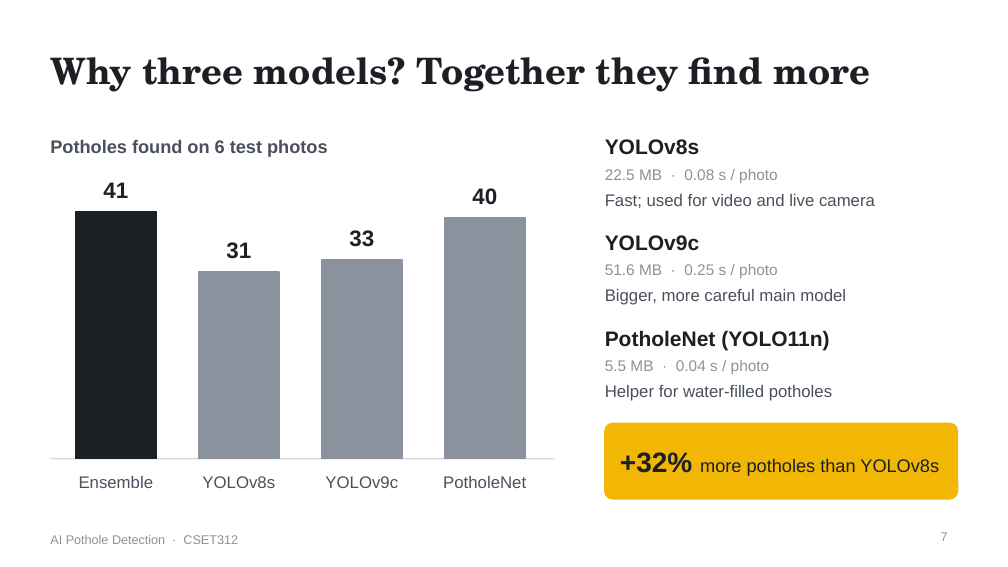
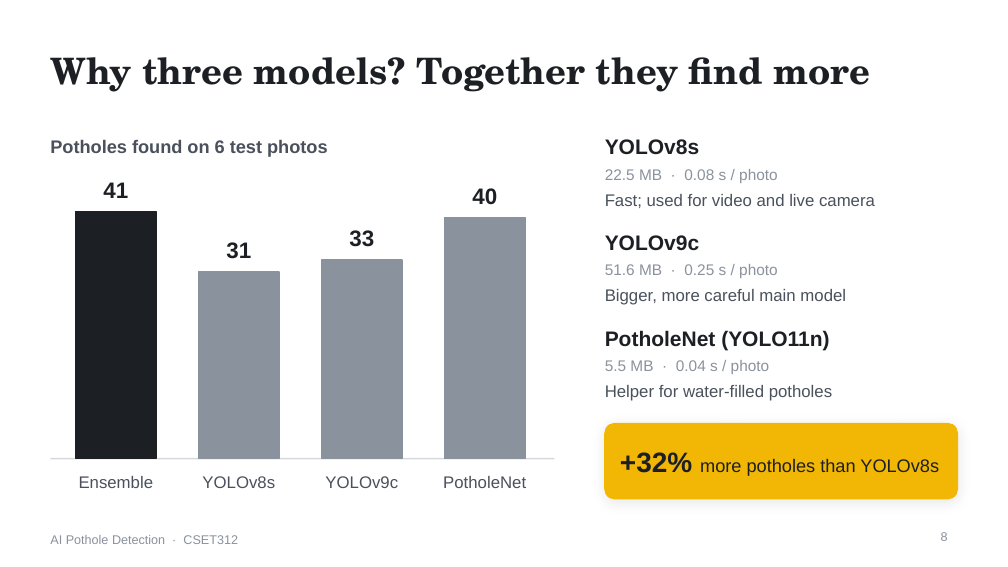
Before and after one commit to Rahulgurjar13/Ai-project-pothole-detection, a slide deck: slide 8 of Pothole_Detection_Presentation.pptx (slide 7 before the commit). Drawn at 1008x567 pixels with LibreOffice and Linux fonts; fonts in the diff are those of the drawing. Boxes give left, top, right and bottom in pixels: in the first picture for what was removed or moved away, otherwise in the second. Text is boxed around its words. In the diff, an @@ line names an element or a change of style, - is before the commit and + after.

```diff
--- a/Pothole_Detection_Presentation.pptx
+++ b/Pothole_Detection_Presentation.pptx
@@ rounded rectangle at box(605, 423, 958, 499): outline #F2B705 1 pt to #F2B705 0.75 pt; shadow on; proportions changed @@
@@ page number at box(941, 532, 948, 541): text changed @@
-7
+8
```
Also in this commit, not shown: 9 other slides changed, 3 slides added.
